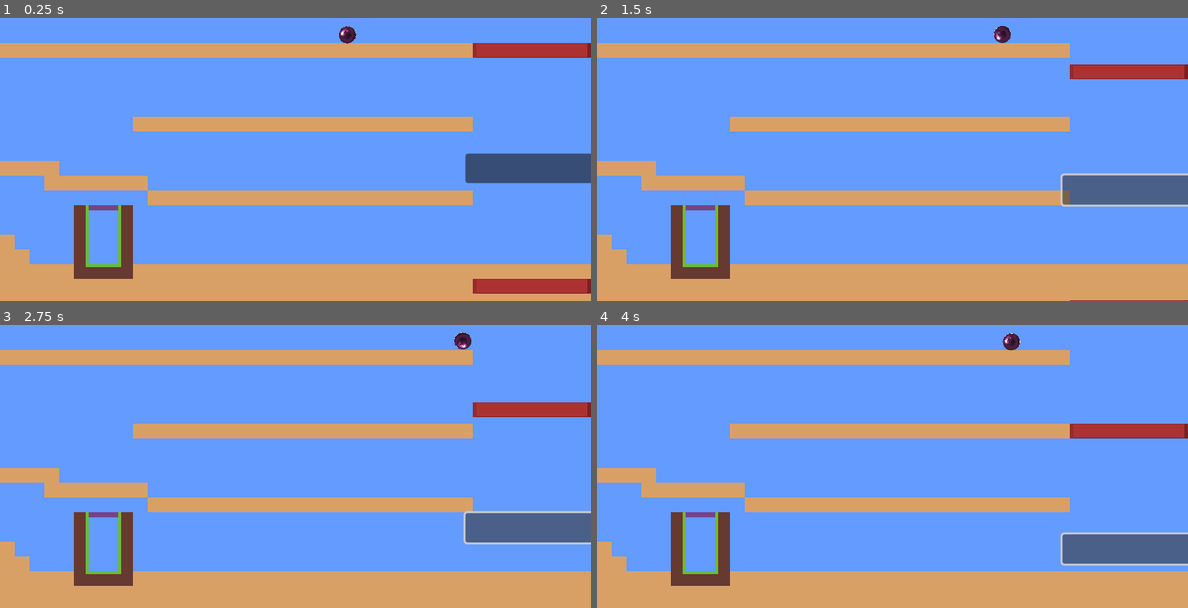
Above: before the commit, frames 1-4 (two rows, left to right).
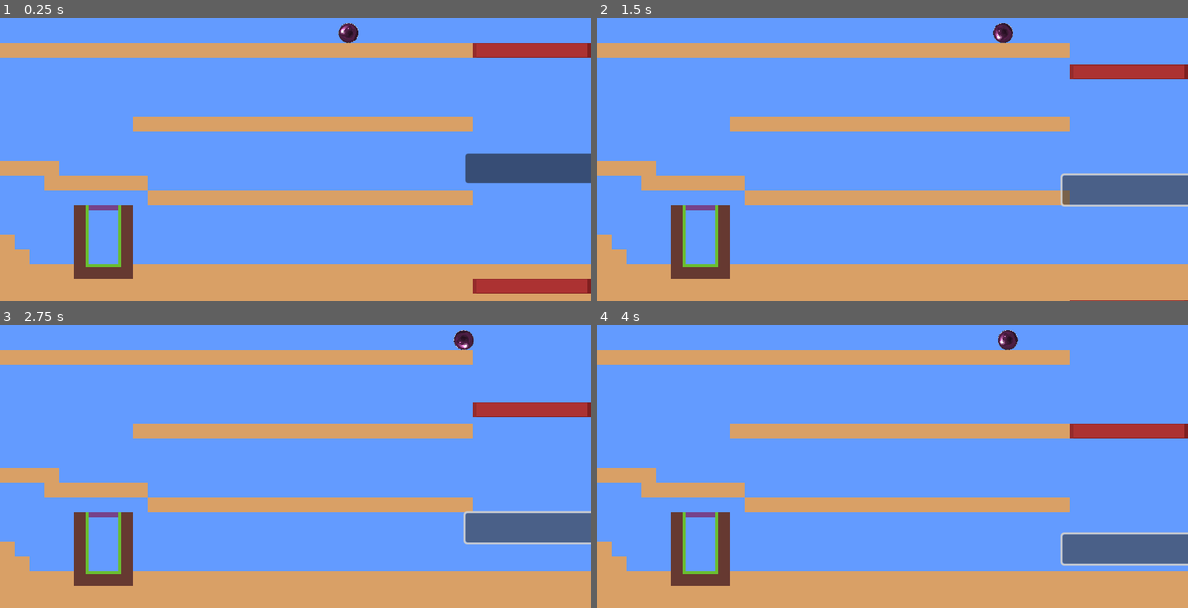
Above: after the commit, the same moments.

Repository: HeyWhyStop/Boba_Sort
Game: Godot game, scene res://Scenes/Main Scene.tscn
Same seed, same stepped clock (60 frames per second), same inputs: the game is played once before the commit and once after it.
Inputs (mouse positions are in pixels of both pictures, inside the frame that each line leads up to):
- Up to frame 1 (0.25 s): no input
- Up to frame 2 (1.5 s): click (1128, 167) at 0.5 s; click (1128, 184) at 1.25 s
- Up to frame 3 (2.75 s): click (531, 508) at 2 s
- Up to frame 4 (4 s): no input

The runs differ from the first frame. In frame 1, 0.1% of the frame differs, in the area x 57-61%, y 1-10%; in frame 2, 0.1%; in frame 3, less than 0.1%; in frame 4, 0.2%, in the area x 67-72%, y 1-10%.

Commit message:
tinker with the bubble

Diff:
--- a/Boba-Game/Scenes/Main Scene.tscn
+++ b/Boba-Game/Scenes/Main Scene.tscn
@@ -20,6 +20,7 @@
 
 [node name="player" parent="." instance=ExtResource("2_nukjh")]
 position = Vector2(364, 68)
+scale = Vector2(0.0528303, 0.0528303)
 
 [node name="Vert_platform" parent="." instance=ExtResource("4_bd2e3")]
 
--- a/Boba-Game/Scenes/player.tscn
+++ b/Boba-Game/Scenes/player.tscn
@@ -1,20 +1,30 @@
-[gd_scene load_steps=4 format=3 uid="uid://j1dmjk5rcrdl"]
+[gd_scene load_steps=5 format=3 uid="uid://j1dmjk5rcrdl"]
 
 [ext_resource type="Script" path="res://Scripts/character_body_2d.gd" id="1_c812h"]
 [ext_resource type="Texture2D" uid="uid://4f3pvya6l1dv" path="res://Assets/enderpearl.png" id="2_c2ttw"]
 
 [sub_resource type="CircleShape2D" id="CircleShape2D_058ji"]
-radius = 17.0
+radius = 9.05539
+
+[sub_resource type="RectangleShape2D" id="RectangleShape2D_qjcic"]
+size = Vector2(21.19, 15.21)
 
 [node name="player" type="CharacterBody2D"]
-scale = Vector2(0.546121, 0.546121)
 script = ExtResource("1_c812h")
 
 [node name="Sprite2D" type="Sprite2D" parent="."]
-texture_filter = 1
-position = Vector2(-1, 0)
-scale = Vector2(0.0834943, 0.0834943)
+position = Vector2(17, -1)
 texture = ExtResource("2_c2ttw")
+offset = Vector2(-13.635, 0)
 
 [node name="CollisionShape2D" type="CollisionShape2D" parent="."]
+position = Vector2(12, -2)
+scale = Vector2(22.7169, 22.7169)
 shape = SubResource("CircleShape2D_058ji")
+
+[node name="WallCheck" type="ShapeCast2D" parent="."]
+position = Vector2(10, 0)
+scale = Vector2(-47.0154, -16.3432)
+shape = SubResource("RectangleShape2D_qjcic")
+target_position = Vector2(0, 0)
+collide_with_areas = true
Not shown, changed: Boba-Game/Assets/enderpearl.png.import
